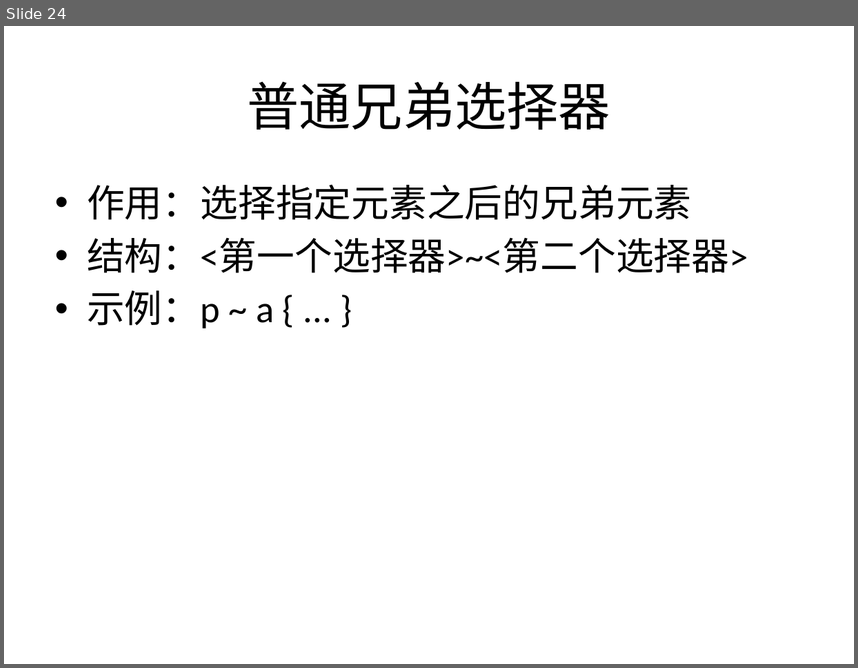
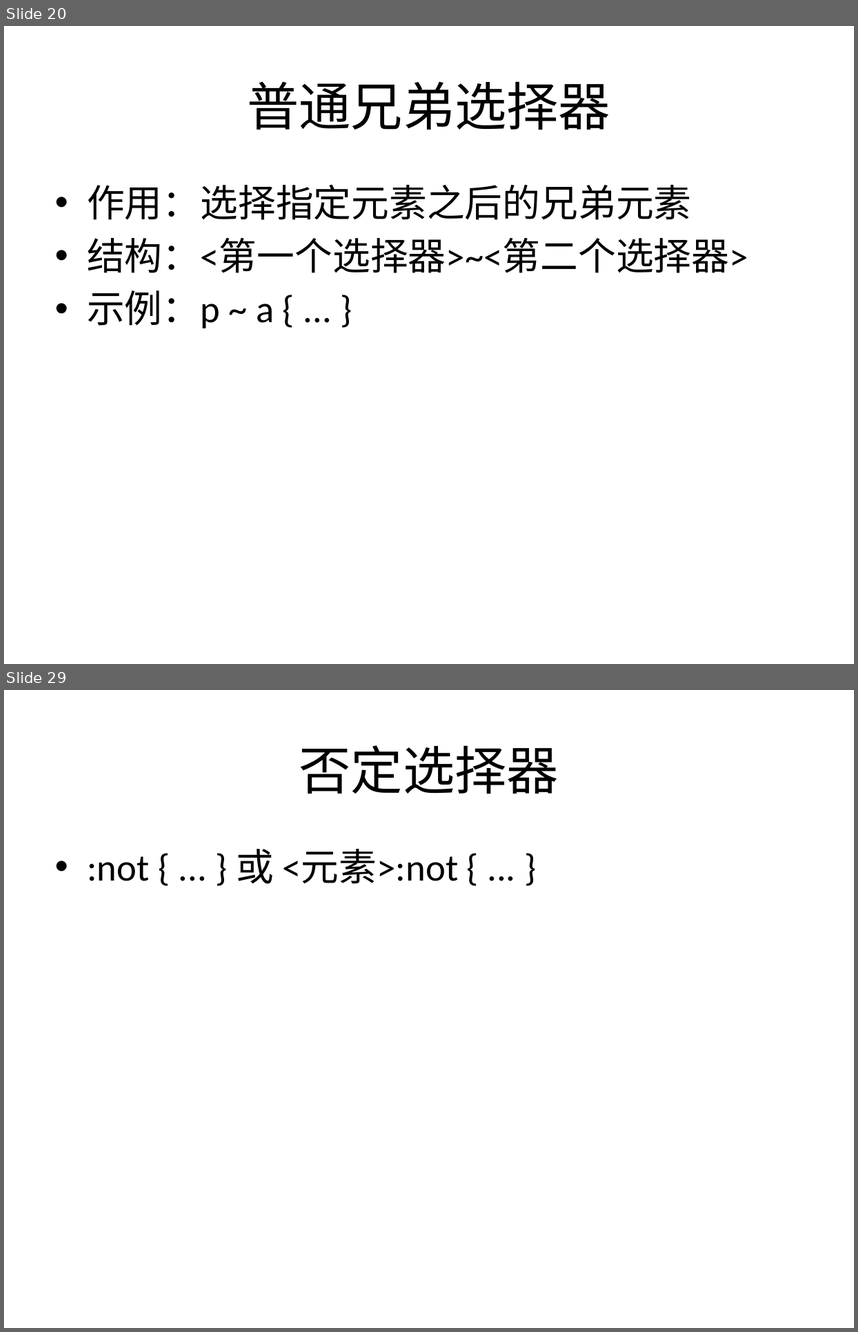
Before and after one commit to sans123wx/class, a slide deck: 网页设计与制作/课件/4/css选择器.pptx. Shown one above the other, each under a label of ours: slide 24 before the commit, slides 20 and 29 after it; the slides between them are not shown. The pictures are 858x668 and 858x1332 pixels, drawn with LibreOffice and Linux fonts; fonts in the diff are those of the drawing. Boxes give left, top, right and bottom in pixels: in the first picture for what was removed or moved away, otherwise in the second. Text is boxed around its words. In the diff, an @@ line names an element or a change of style, - is before the commit and + after.

```diff
--- a/网页设计与制作/课件/4/css选择器.pptx
+++ b/网页设计与制作/课件/4/css选择器.pptx
@@ slide 29 added at bbox=[4, 690, 854, 1328], background #FFFFFF @@
@@ title added at bbox=[299, 745, 559, 794], 44 pt, text #000000 @@
+否定选择器
@@ text added at bbox=[87, 849, 459, 884], 32 pt, text #000000 @@
+• :not { ... } 或 <元素>:not { ... }
@@ what was slide 24 is now slide 20 @@
```
Also in this commit, not shown: 9 other slides added, 4 slides removed, 20 other files.
